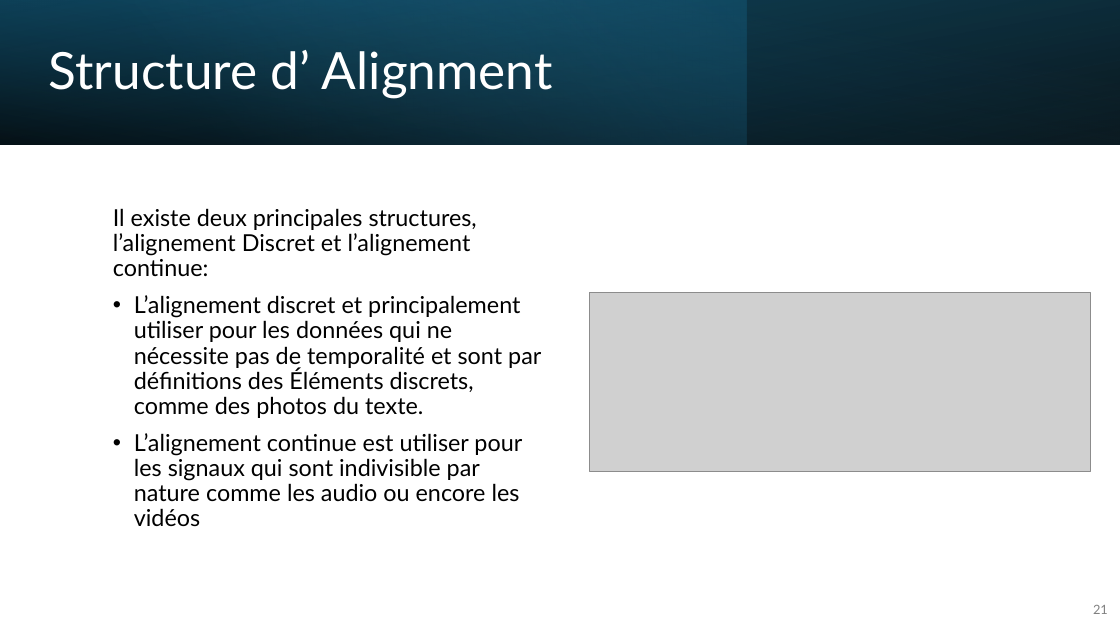
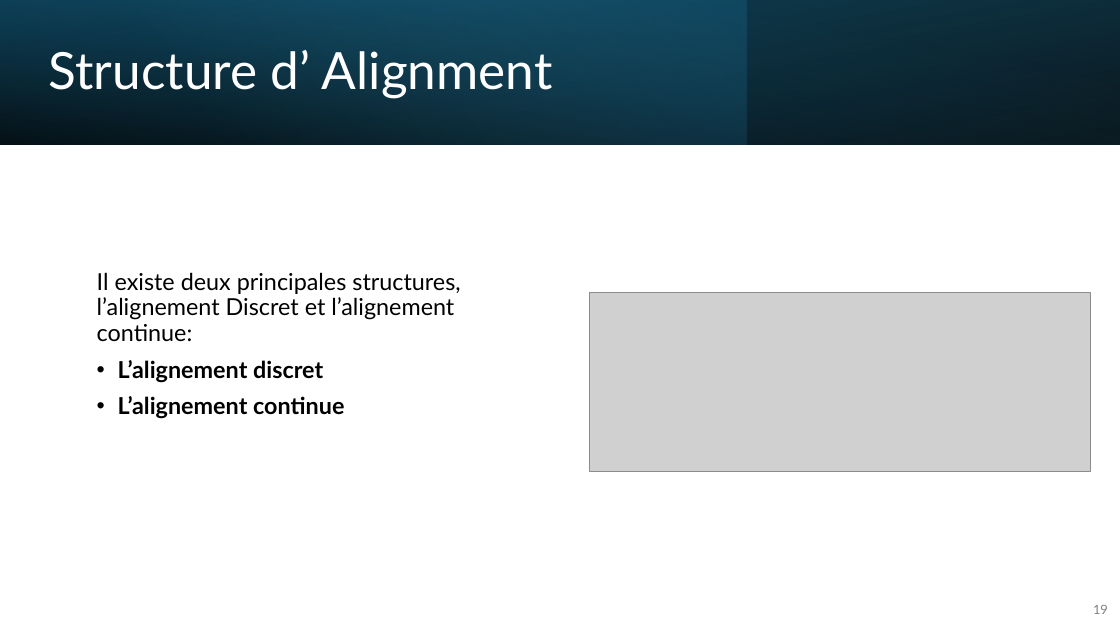
Before and after one commit to IzowRM/Stage-Cetic, a slide deck: slide 19 of Doc Slide/Presentation_du_27_01.pptx (slide 21 before the commit). Drawn at 1120x630 pixels with LibreOffice and Linux fonts; fonts in the diff are those of the drawing; grey boxes stand for pictures. Boxes give left, top, right and bottom in pixels: in the first picture for what was removed or moved away, otherwise in the second. Text is boxed around its words. In the diff, an @@ line names an element or a change of style, - is before the commit and + after.

```diff
--- a/Doc Slide/Presentation_du_27_01.pptx
+++ b/Doc Slide/Presentation_du_27_01.pptx
@@ text "Il existe deux principales structures, ...": place and size @@
-text "Il existe deux principales structures, ..." at (113,208,541,527)
+text "Il existe deux principales structures, ..." at (97,272,460,419)
@@ text at (118,360,344,419): text changed; bold on @@
-• L’alignement discret et principalement utiliser pour les données qui ne nécessite pas de temporalité et sont par définitions des Éléments discrets, comme des photos du texte.
-• L’alignement continue est utiliser pour les signaux qui sont indivisible par nature comme les audio ou encore les vidéos
+• L’alignement discret
+• L’alignement continue
@@ page number at (1093,605,1108,614): text changed @@
-21
+19
```
Also in this commit, not shown: 8 other slides changed, 3 slides added, 6 slides removed, 5 other files.
